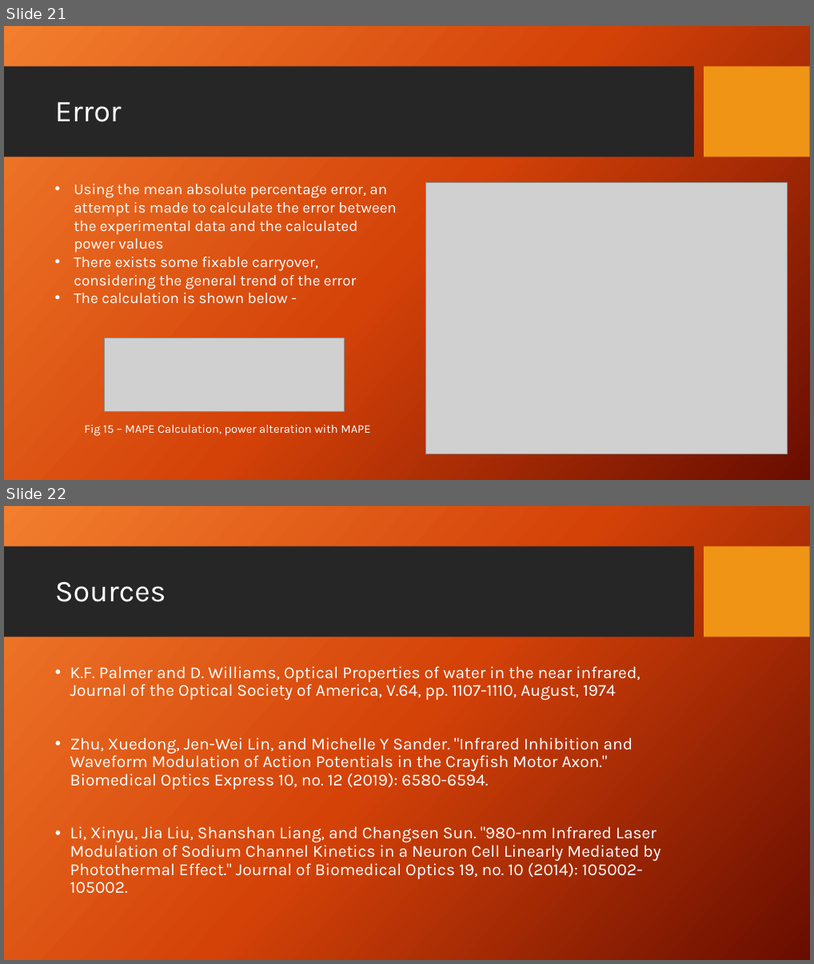
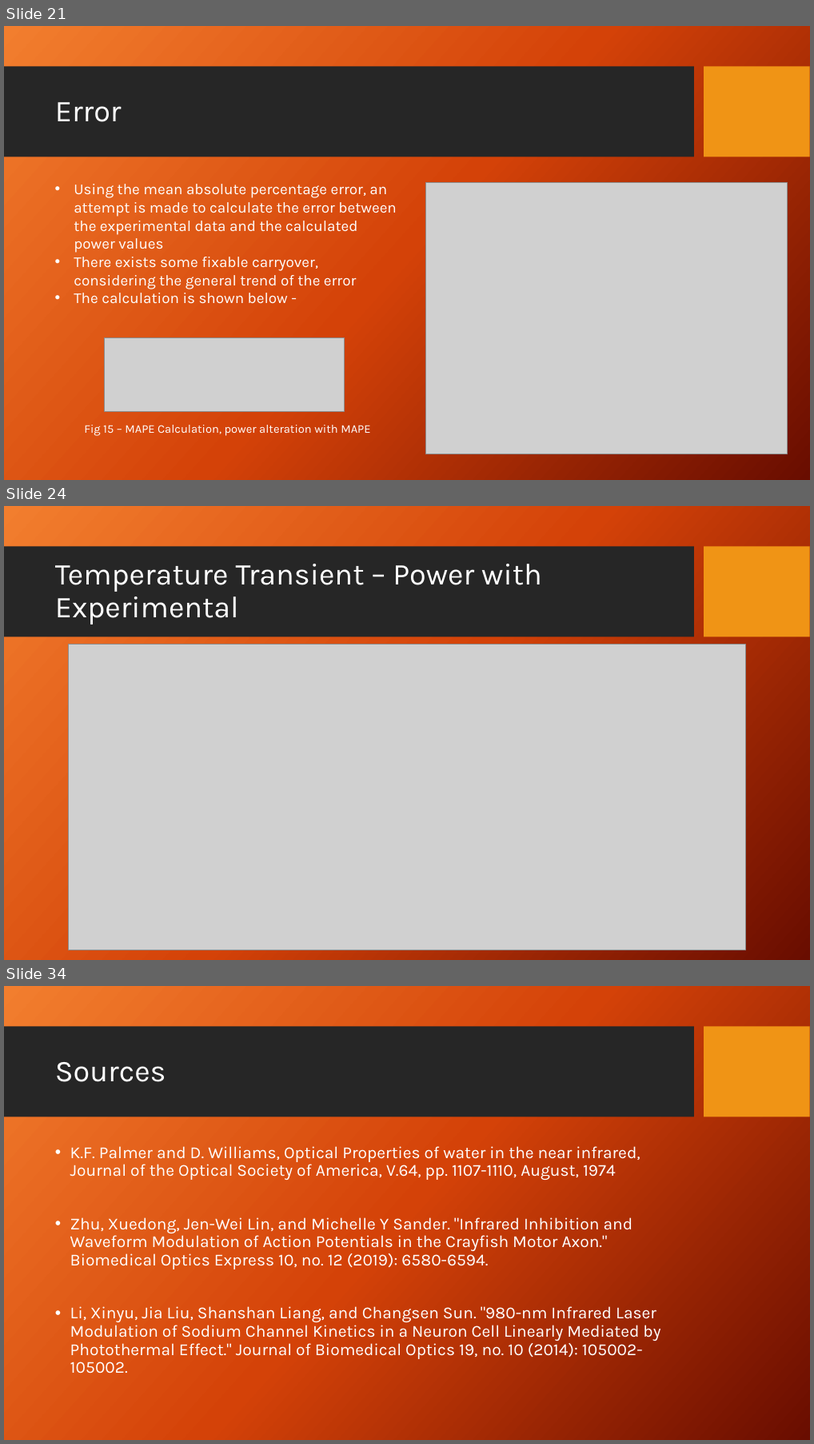
Before and after one commit to dbhatia00/NeuronSimulation, a slide deck: Presentations/Fall Updates/FallUpdate3.pptx. Shown one above the other, each under a label of ours: slides 21 and 22 before the commit, slides 21, 24 and 34 after it; the slides between them are not shown. The pictures are 814x964 and 814x1444 pixels, drawn with LibreOffice and Linux fonts; fonts in the diff are those of the drawing; grey boxes stand for pictures; background and template pictures are left out. Boxes give left, top, right and bottom in pixels: in the first picture for what was removed or moved away, otherwise in the second. Text is boxed around its words. In the diff, an @@ line names an element or a change of style, - is before the commit and + after.

```diff
--- a/Presentations/Fall Updates/FallUpdate3.pptx
+++ b/Presentations/Fall Updates/FallUpdate3.pptx
@@ slide 24 added at (4,506,810,960), background picture (left out); not listed: 2 template elements that a slide beside it also shows @@
@@ title added at (55,564,542,624), 36 pt, text #FFFFFF @@
+Temperature Transient – Power with Experimental
@@ picture added at (69,644,746,949) @@
@@ what was slide 22 is now slide 34 @@
```
Also in this commit, not shown: 1 slide changed, 12 other slides added, 1 other file.
